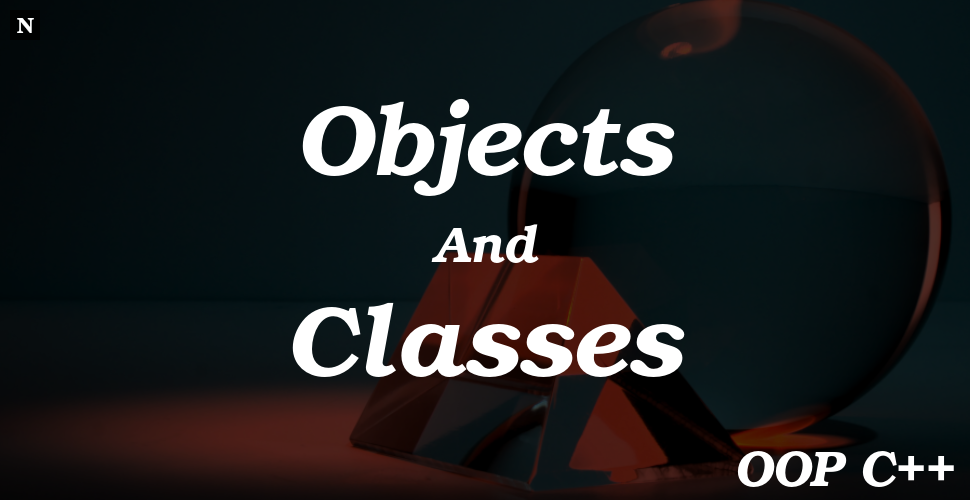
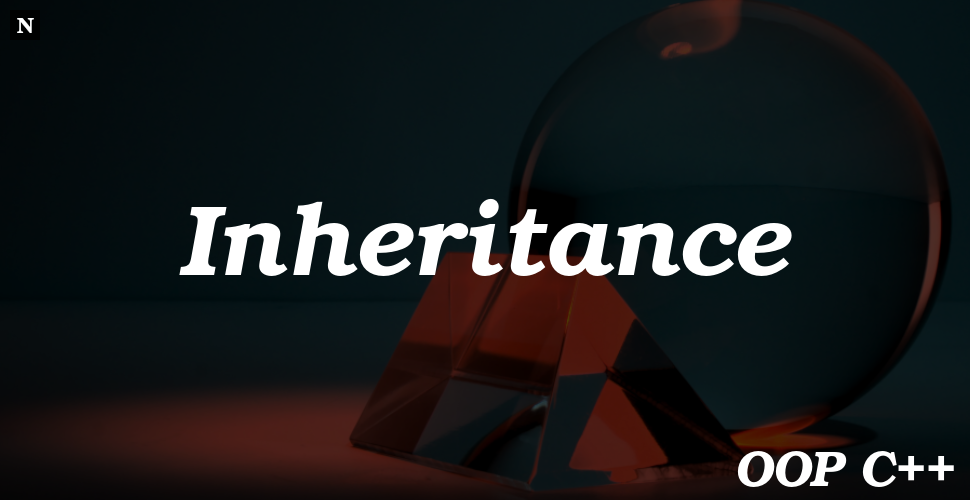
Two versions of the same layered image (970 × 500). Layer-by-layer changes:
removed layer "And" over [left=431, top=224, right=539, bottom=263]
renamed "Objects ..." to "Inheritance", painted on it over [left=179, top=98, right=792, bottom=377]
